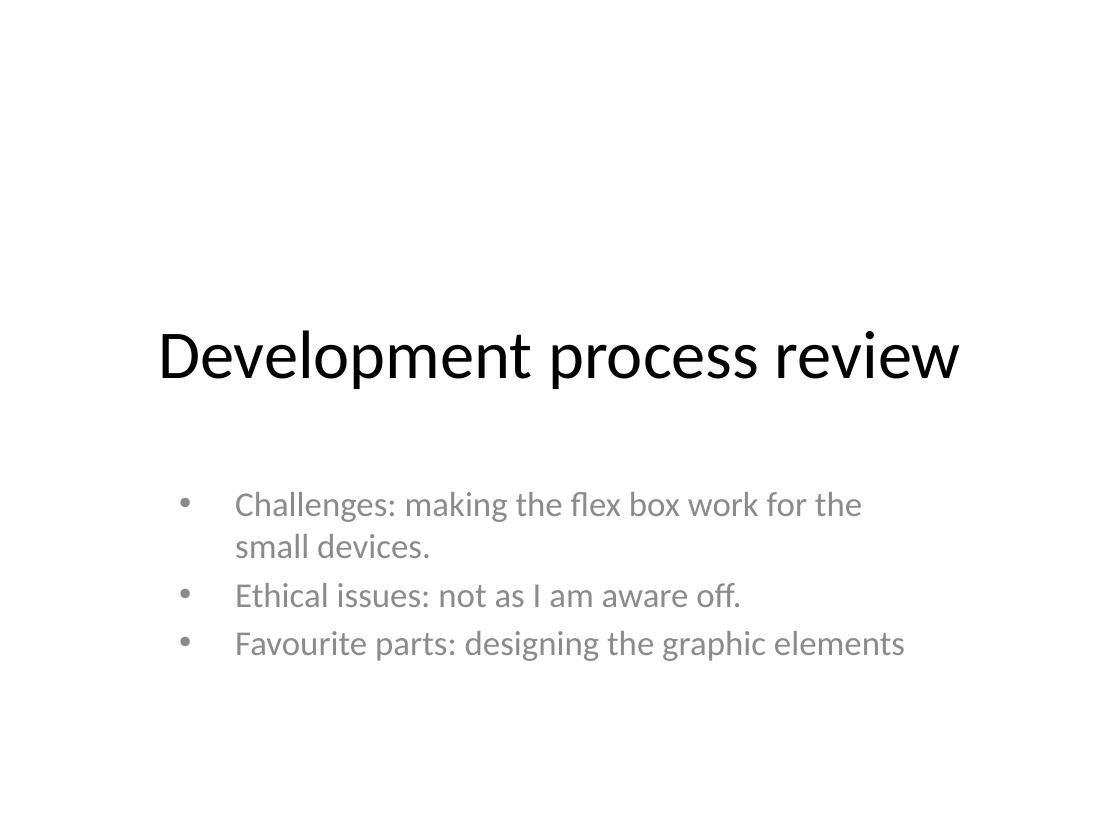
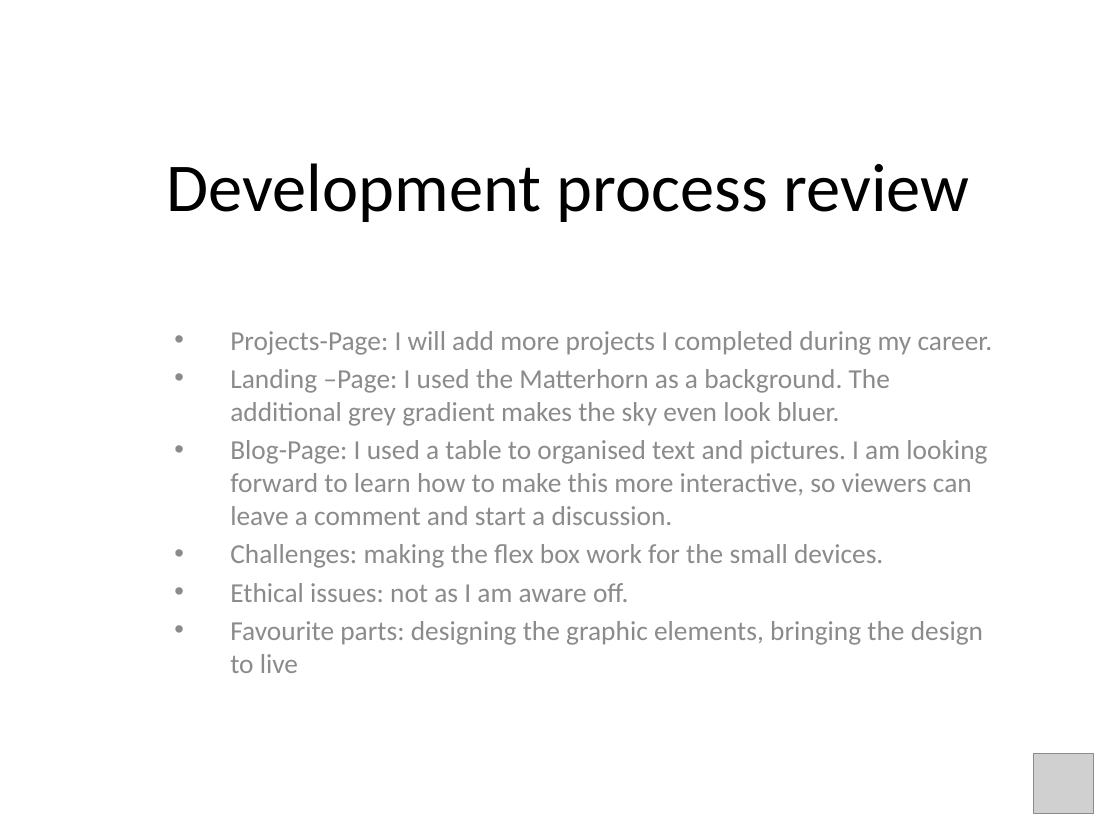
Before and after one commit to stuWolf/WolfgangStueckleT1A2, a slide deck: slide 6 of ppt/Slide Deck.pptx. Drawn at 1120x840 pixels with LibreOffice and Linux fonts; fonts in the diff are those of the drawing; grey boxes stand for pictures. Boxes give left, top, right and bottom in pixels: in the first picture for what was removed or moved away, otherwise in the second. Text is boxed around its words. In the diff, an @@ line names an element or a change of style, - is before the commit and + after.

```diff
--- a/ppt/Slide Deck.pptx
+++ b/ppt/Slide Deck.pptx
@@ title "Development process review": place and size @@
-title "Development process review" at (158, 330, 961, 389)
+title "Development process review" at (167, 163, 969, 222)
@@ subtitle "Projects-Page: I will add more ...": place and size @@
-subtitle "Projects-Page: I will add more ..." at (235, 492, 905, 661)
+subtitle "Projects-Page: I will add more ..." at (230, 331, 993, 673)
@@ subtitle at (230, 331, 993, 525): paragraphs added @@
+• Projects-Page: I will add more projects I completed during my career.
+• Landing –Page: I used the Matterhorn as a background. The additional grey gradient makes the sky even look bluer.
+• Blog-Page: I used a table to organised text and pictures. I am looking forward to learn how to make this more interactive, so viewers can leave a comment and start a discussion.
@@ subtitle at (230, 544, 883, 602): size 22.4 to 17.6 pt in "Challenges: making the flex box work for ...", "Ethical issues: not as I am aware ..." @@
@@ subtitle at (230, 621, 983, 673): text changed; size 22.4 to 17.6 pt @@
-• Favourite parts: designing the graphic elements
+• Favourite parts: designing the graphic elements, bringing the design to live
@@ picture added at (1034, 754, 1093, 813) @@
```
Also in this commit, not shown: 5 other slides changed, 15 other files.
